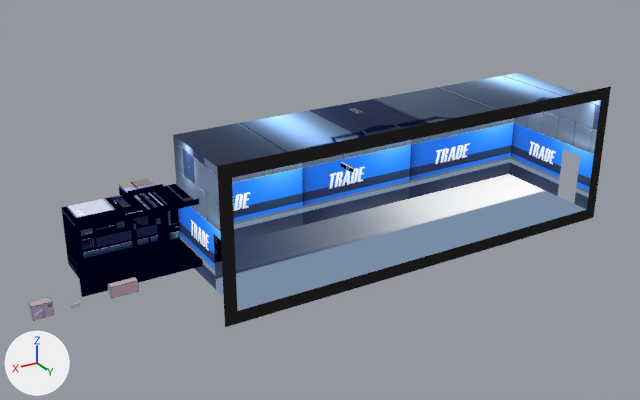
The glTF model Dorm/rooms/trading.glb as it was, and as the next commit left it.
One viewpoint serves both versions: a 50 mm camera at (8.75, 11.92, 7.15) aimed at (1.47, -0.22, 1.08). The lights are fixed; the arrows at lower left show +X, +Y and +Z. The first picture is the older version. Where no turn or scale is listed for an object, it has been applied to the vertices. Vertices at exactly the same position are counted once.

Script lines for the objects in view, before the commit:
```python
ob_obj_polysurface1 = bpy.data.objects.new('OBJ_polySurface1', me_polysurface1_mesh)
ob_obj_polysurface1.location = (30.67, 2.6, 0.81)
ob_obj_polysurface2 = bpy.data.objects.new('OBJ_polySurface2', me_polysurface2_mesh)
ob_obj_polysurface2.location = (30.67, 2.6, 0.81)
ob_obj_polysurface3 = bpy.data.objects.new('OBJ_polySurface3', me_polysurface3_mesh)
ob_obj_polysurface3.location = (30.67, 2.6, 0.81)
ob_obj_polysurface5 = bpy.data.objects.new('OBJ_polySurface5', me_polysurface5_mesh)
ob_obj_polysurface5.location = (30.67, 2.6, 0.81)
ob_obj_polysurface6 = bpy.data.objects.new('OBJ_polySurface6', me_polysurface6_mesh)
ob_obj_polysurface6.location = (30.67, 2.6, 0.81)
ob_obj_room = bpy.data.objects.new('OBJ_room', me_room_mesh)
ob_obj_room.location = (30.67, 2.6, 0.81)
```
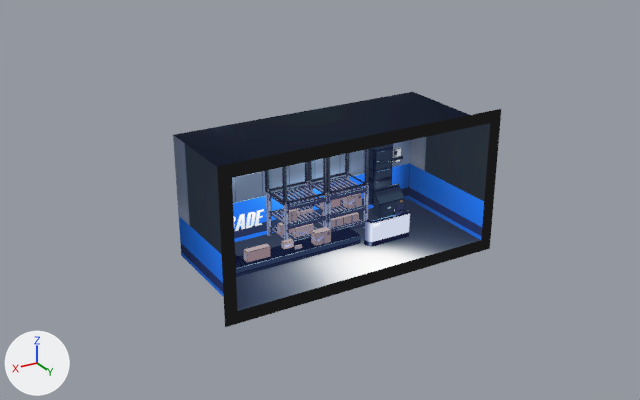
The newer file is also turned or shifted as a whole; pictures and numbers use the older file's frame.

Boxes [x1, y1, x2, y2] around the edits, measured in the pictures (640 x 400 px):
'OBJ_room', reshaped (25% narrower, 7% shorter): before [173, 73, 611, 327]; after [173, 92, 501, 327]
'polySurface6', added (blue): after [235, 144, 410, 277]
'OBJ_polySurface3', deleted: before [61, 184, 222, 297]
'OBJ_polySurface2', deleted: before [119, 179, 167, 253]
'RDoor', added (blue): after [454, 175, 473, 234]
'OBJ_polySurface1', deleted: before [108, 277, 139, 299]
'OBJ_polySurface5', deleted: before [29, 297, 54, 321]
'LDoor', added (blue): after [213, 234, 224, 297]
'polySurface1', added: after [243, 243, 271, 263]
'polySurface5', added: after [311, 227, 331, 246]
'polySurface3', added: after [281, 239, 294, 249]
'OBJ_polySurface6', deleted: before [341, 162, 353, 173]
part 1 of me_room_mesh, reshaped: before [173, 73, 611, 314]; after [173, 92, 501, 314]
part 2 of me_room_mesh, recoloured: [173, 136, 237, 314] in both

The change in detail:
Material 'static|TX_room_shop_4x2_01.002' (mat_static_tx_room_shop_4x2_01_002) is new.
Uses the picture img_tx_room_shop_4x2_01.
Material 'static|TX_room_shop_4x2_02' (mat_static_tx_room_shop_4x2_02) is new.
Uses the picture img_tx_room_shop_4x2_02.
Material 'static|TX_room_shop_4x2_01.001' (mat_static_tx_room_shop_4x2_01_001) is new.
Uses the picture img_tx_room_shop_4x2_01.
Material 'static|TX_room_shop_4x2_01' (mat_static_tx_room_shop_4x2_01) is new.
Uses the picture img_tx_room_shop_4x2_01.
Material 'moving|TX_room_shop_4x2_02.001' (mat_moving_tx_room_shop_4x2_02_001) is new.
Uses the picture img_tx_room_shop_4x2_02.
Material 'moving|TX_room_shop_4x2_02' (mat_moving_tx_room_shop_4x2_02) is new.
Uses the picture img_tx_room_shop_4x2_02.
me_room_mesh is used by ob_obj_room; location (30.67, 2.6, 0.81).
me_room_mesh had 60 vertices, 78 faces and spanned x -34.63..-26.71, y -3.71..-1.48, z -0.81..1.83.
me_room_mesh now has 20 vertices, 30 faces and spans x -31.99..-26.71, y -3.69..-1.48, z -0.81..1.83.
Part 1, on me_room_mesh:
20 vertices are removed from x -34.63..-29.35, y -3.69..-1.48, z -0.81..1.83.
52 faces are deleted.
4 vertices are added at (-31.99, -1.49, -0.81), (-31.99, -1.49, 1.83), (-31.77, -2.26, 0.41), (-31.77, -1.81, 0.41).
24 new faces join them.
me_room_mesh part 2: 6 faces spanning x -26.93..-26.71, y -3.69..-1.48, z -0.81..1.83 switch from mat_m_mt_room_shop_4x2_01 to mat_static_tx_room_shop_4x2_01_002.
Other edits to the shape of me_room_mesh do not show in these pictures.
Mesh me_m_2032733141020798519 is new.
It has 1246 vertices, 972 faces and spans x -4.73..-0.42, y -2.22..-0.79, z 0.21..2.41.
It uses material mat_static_tx_room_shop_4x2_02.
Mesh me_m_5837295809125510711 is new.
It has 4 vertices, 2 faces and spans x 0.0, y -0.226..0.226, z 0.0..1.001.
It uses material mat_static_tx_room_shop_4x2_01_001.
Mesh me_m_1787795080248127031 is new.
It has 4 vertices, 2 faces and spans x 0.0, y -0.226..0.226, z 0.0..1.001.
It uses material mat_static_tx_room_shop_4x2_01.
Mesh me_m_3560258755855478327 is new.
It has 8 vertices, 10 faces and spans x -0.155..0.155, y -0.078..0.078, z -0.117..0.117.
It uses material mat_moving_tx_room_shop_4x2_02_001.
Mesh me_m_695937758702759479 is new.
It has 8 vertices, 10 faces and spans x -0.097..0.097, y -0.043..0.043, z -0.065..0.065.
It uses material mat_moving_tx_room_shop_4x2_02.
Mesh me_m__291971753789985225 is new.
It has 8 vertices, 10 faces and spans x -0.222..0.222, y -0.065..0.065, z -0.097..0.097.
It uses material mat_moving_tx_room_shop_4x2_02.
Object 'OBJ_polySurface2' (ob_obj_polysurface2) is deleted.
Object 'OBJ_polySurface1' (ob_obj_polysurface1) is deleted.
Object 'OBJ_polySurface3' (ob_obj_polysurface3) is deleted.
Object 'OBJ_polySurface5' (ob_obj_polysurface5) is deleted.
Object 'OBJ_polySurface6' (ob_obj_polysurface6) is deleted.
Object 'polySurface6' (ob_polysurface6) is new; it shows me_m_2032733141020798519.
Its location is (3.96, 1.11, 0.0).
Object 'RDoor' (ob_rdoor) is new; it shows me_m_5837295809125510711.
Its location is (-1.1, 0.56, 0.22).
Object 'LDoor' (ob_ldoor) is new; it shows me_m_1787795080248127031.
Its location is (3.74, 0.56, 0.22).
Object 'polySurface5' (ob_polysurface5) is new; it shows me_m_3560258755855478327.
Its location is (1.57, -0.01, 0.49).
Object 'polySurface3' (ob_polysurface3) is new; it shows me_m_695937758702759479.
Its location is (2.16, -0.14, 0.44).
Object 'polySurface1' (ob_polysurface1) is new; it shows me_m__291971753789985225.
Its location is (2.8, -0.05, 0.47).
